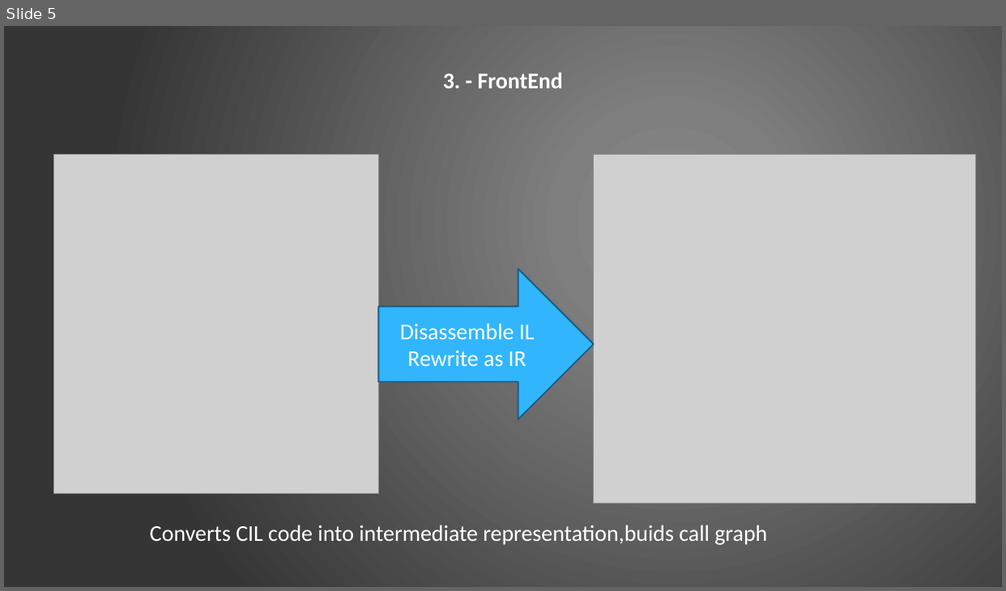
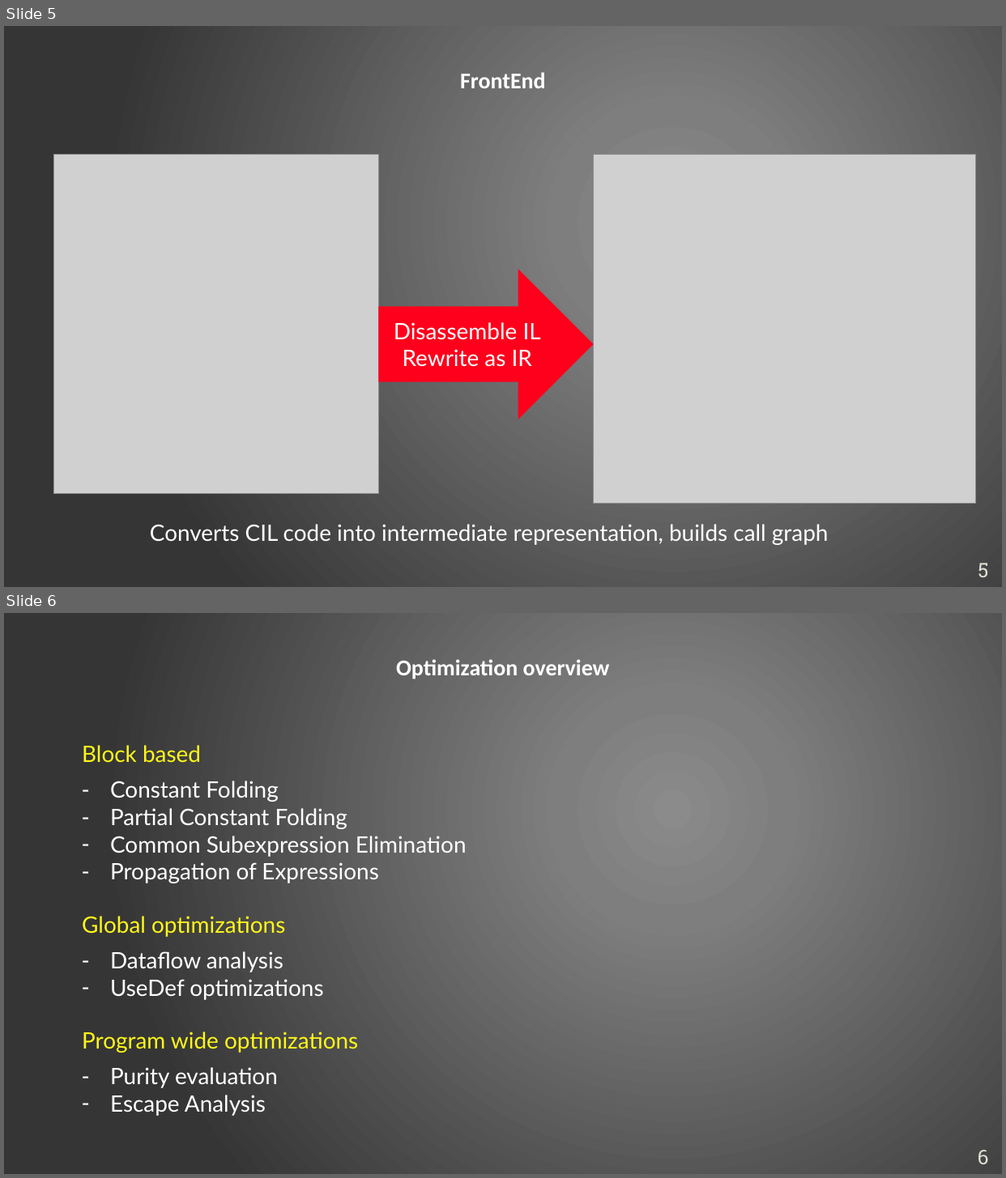
Before and after one commit to ciplogic/CodeRefractor, a slide deck: Documentation/Slides_final.pptx. Shown one above the other, each under a label of ours: slide 5 before the commit, slides 5 and 6 after it. The pictures are 1006x591 and 1006x1178 pixels, drawn with LibreOffice and Linux fonts; fonts in the diff are those of the drawing; grey boxes stand for pictures. Boxes give left, top, right and bottom in pixels: in the first picture for what was removed or moved away, otherwise in the second. Text is boxed around its words. In the diff, an @@ line names an element or a change of style, - is before the commit and + after.

```diff
--- a/Documentation/Slides_final.pptx
+++ b/Documentation/Slides_final.pptx
@@ slide 6 added at box(4, 613, 1002, 1174), background gradient #8C8C8C to #7F7F7F to #353535 @@
@@ text added at box(396, 659, 610, 679), 18 pt, text #FFFFFF, bold @@
+Optimization overview
@@ text added at box(82, 745, 201, 762), 18 pt, text #FFF719 @@
+Block based
@@ text added at box(110, 781, 467, 884), 18 pt, text #FFFFFF @@
+– Constant Folding
+– Partial Constant Folding
+– Common Subexpression Elimination
+– Propagation of Expressions
@@ text added at box(82, 916, 285, 937), 18 pt, text #FFF719 @@
+Global optimizations
@@ text added at box(110, 952, 323, 1000), 18 pt, text #FFFFFF @@
+– Dataflow analysis
+– UseDef optimizations
@@ text added at box(82, 1032, 358, 1053), 18 pt, text #FFF719 @@
+Program wide optimizations
@@ text added at box(110, 1067, 278, 1116), 18 pt, text #FFFFFF @@
+– Purity evaluation
+– Escape Analysis
@@ page number added at box(978, 1150, 989, 1165), 16 pt, text #E0E0D4 @@
+6
@@ slide 5 changed as well @@
@@ text at box(460, 72, 545, 88): text changed @@
-3. - FrontEnd
+FrontEnd
@@ right arrow "Disassemble IL" at box(379, 269, 594, 420): font Calibri to Lato; fill #31B6FD to #FF001C; outline #195E84 1.25 pt to none @@
@@ text at box(150, 524, 829, 545): text changed; font Calibri to Lato @@
-Converts CIL code into intermediate representation,buids call graph
+Converts CIL code into intermediate representation, builds call graph
@@ page number added at box(978, 563, 988, 578), 16 pt, text #E0E0D4 @@
+5
```
Also in this commit, not shown: 11 other slides changed, 1 other slide added, 2 slides removed, 1 other file.
